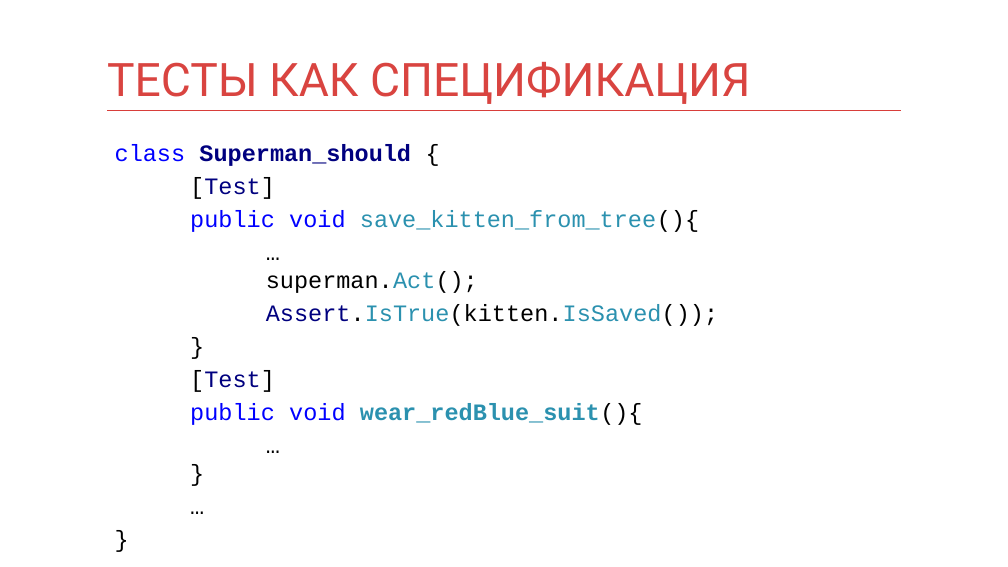
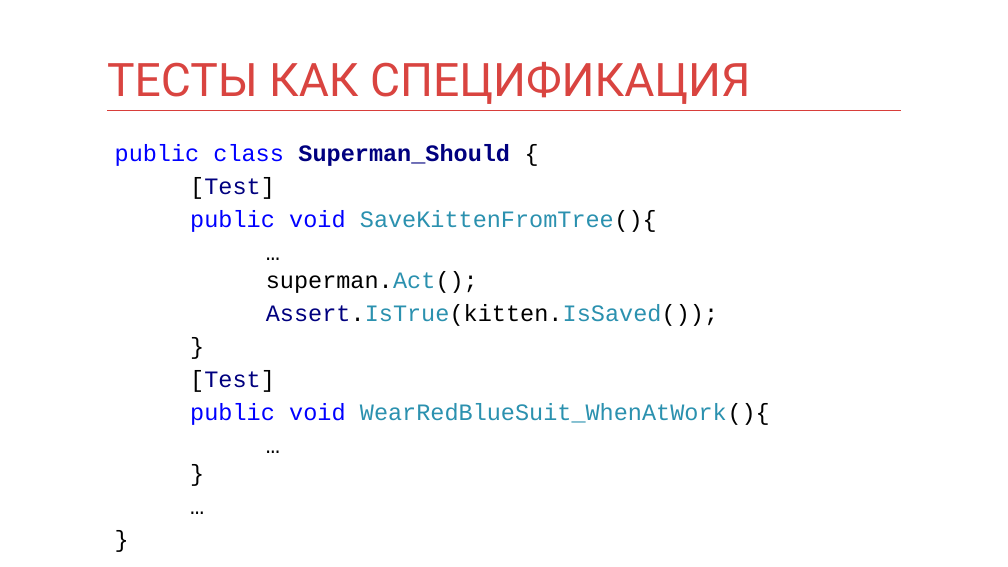
Before and after one commit to kontur-courses/testing, a slide deck: slide 3 of testing.pptx (slide 4 before the commit). Drawn at 1008x567 pixels with LibreOffice and Linux fonts; fonts in the diff are those of the drawing. Boxes give left, top, right and bottom in pixels: in the first picture for what was removed or moved away, otherwise in the second. Text is boxed around its words. In the diff, an @@ line names an element or a change of style, - is before the commit and + after.

```diff
--- a/testing.pptx
+++ b/testing.pptx
@@ text at (115, 144, 510, 166): text changed @@
-class Superman_should {
+public class Superman_Should {
@@ text at (190, 210, 657, 232): text changed @@
-public void save_kitten_from_tree(){
+public void SaveKittenFromTree(){
@@ text at (190, 403, 770, 425): text changed; bold off @@
-public void wear_redBlue_suit(){
+public void WearRedBlueSuit_WhenAtWork(){
```
Also in this commit, not shown: 5 other slides changed, 1 slide removed, 3 other files.
